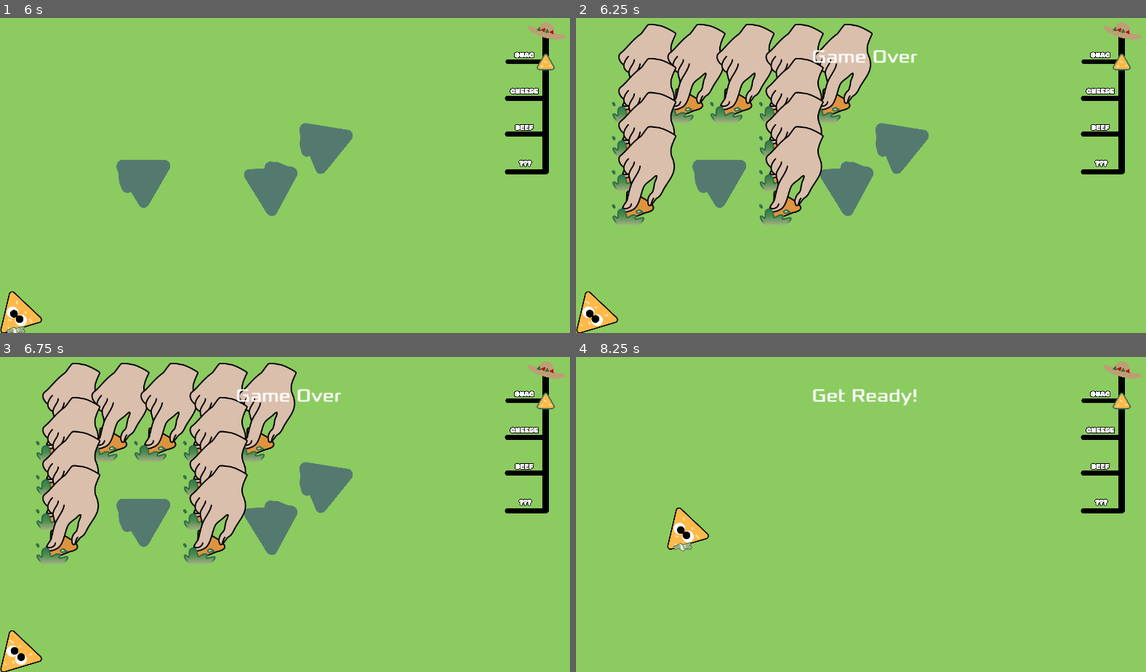
Above: before the commit, frames 1-4 (two rows, left to right).
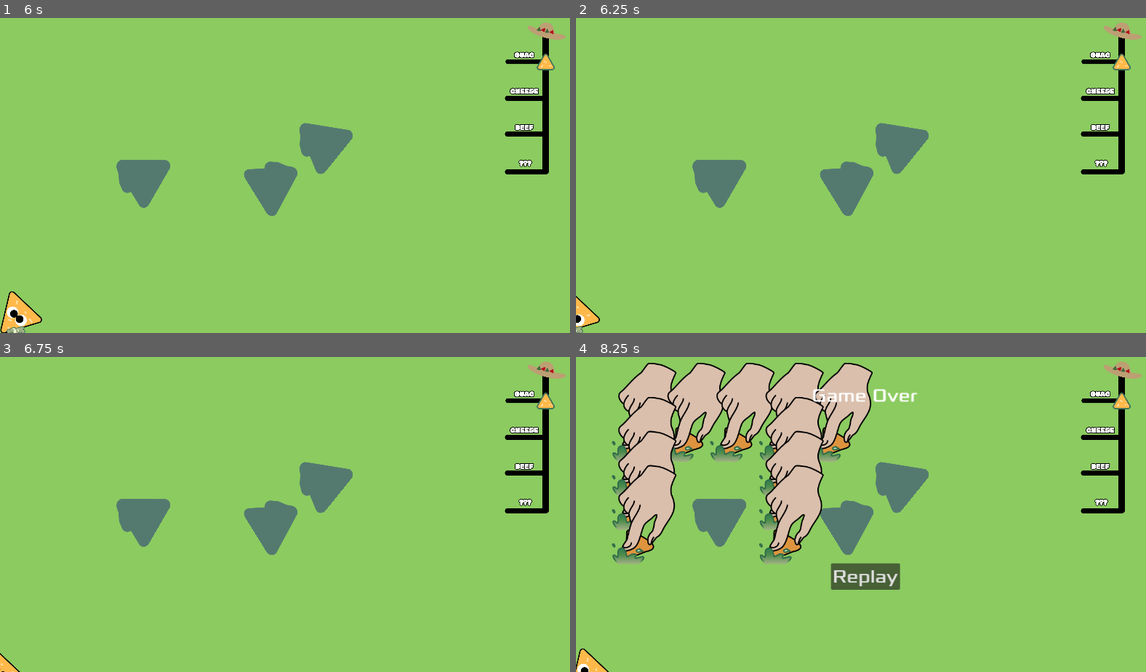
Above: after the commit, the same moments.

Repository: leolloyd/bowlofnachos24
Game: Godot game, scene res://main.tscn
The game is run twice, just before and just after one commit, with the same random seed, the same clock (stepped at 60 frames per second) and the same inputs.
Inputs (mouse positions are in pixels of both pictures, inside the frame that each line leads up to):
- Up to frame 1 (6 s): tap Enter at 0.5, 2.75, 4.25 s; move the mouse to (416, 153) at 0.52 s; hold A (a) 0.53-1.28 s; tap D (d) at 0.8, 1.35, 3.8, 4.35 s; move the mouse to (176, 184) at 1.27 s; tap S (s) at 1.55, 4.55 s; tap Space at 2, 3.5, 5 s; move the mouse to (347, 96) at 2.02 s; hold S (s) 2.03-2.78 s; tap W (w) at 2.3, 2.85, 5.3 s; move the mouse to (262, 235) at 2.77 s; tap A (a) at 3.05 s; move the mouse to (467, 219) at 3.52 s; hold A (a) 3.53-4.28 s; move the mouse to (114, 118) at 4.27 s; move the mouse to (319, 169) at 5.02 s; press the mouse at (319, 169) at 5.03 s; move the mouse to (205, 87) at 5.77 s; release the mouse at (205, 87) at 5.78 s; right-click (205, 87) at 5.85 s
- Up to frame 2 (6.25 s): tap A (a) at 6.05 s
- Up to frame 3 (6.75 s): move the mouse to (416, 492) at 6.52 s; hold S (s) from 6.53 s (still down)
- Up to frame 4 (8.25 s): tap D (d) at 6.8 s; release S (s) at 7.25 s; click (866, 577) at 7.25 s, where only the run before the commit has a clickable "Replay"; move the mouse to (752, 523) at 8.02 s; tap W (w) at 8.1 s

Frame 1 is identical in both runs. In frame 2, 17% of the frame differs, in the area x 0-60%, y 1-100%; in frame 3, 17%; in frame 4, 21%, in the area x 0-62%, y 1-100%.

Commit message:
Checked good ending working, added very bad ending but need to add back to main menu

Diff:
--- a/Videos/cutscene_video.tscn
+++ /dev/null
@@ -1,14 +0,0 @@
-[gd_scene load_steps=2 format=3 uid="uid://tuabndhiiafv"]
-
-[ext_resource type="VideoStream" path="res://Videos/DoritoScream.ogv" id="1_bouf3"]
-
-[node name="CutsceneVideo" type="Node2D"]
-
-[node name="Camera2D" type="Camera2D" parent="."]
-
-[node name="VideoStreamPlayer" type="VideoStreamPlayer" parent="."]
-offset_right = 40.0
-offset_bottom = 40.0
-stream = ExtResource("1_bouf3")
-autoplay = true
-metadata/_edit_use_anchors_ = true
--- a/dorito.tscn
+++ b/dorito.tscn
@@ -118,3 +118,5 @@
 
 [node name="Rotation" type="AudioStreamPlayer" parent="."]
 stream = ExtResource("11_8ipmt")
+
+[connection signal="area_entered" from="." to="." method="_on_area_entered"]
--- a/game_over.gd
+++ b/game_over.gd
@@ -4,6 +4,7 @@
 # Called when the node enters the scene tree for the first time.
 func _ready():
 	await get_tree().create_timer(3).timeout
+	get_tree().change_scene_to_file("res://very_bad_ending.tscn")
 
 
 
--- /dev/null
+++ b/good_ending.gd
@@ -0,0 +1,11 @@
+extends Node2D
+
+# Called when the node enters the scene tree for the first time.
+func _ready():
+	#$PlayButton.hide()
+	$AnimationPlayer2.play('fade_to_normal')
+	$Music.play()
+
+
+func _on_animation_player_2_animation_finished(anim_name):
+	get_tree().change_scene_to_file("res://main_menu.tscn")
--- a/Videos/Animation.tscn
+++ b/good_ending.tscn
@@ -1,8 +1,11 @@
-[gd_scene load_steps=7 format=3 uid="uid://dc01jeoa5iipq"]
-
-[ext_resource type="Texture2D" uid="uid://bbxc8p8ap7rci" path="res://art/Escape.png" id="1_kqv3t"]
-[ext_resource type="Texture2D" uid="uid://bt43lvkrulc3d" path="res://art/Family.png" id="2_5mpaa"]
-[ext_resource type="Texture2D" uid="uid://fr72lym0lq4h" path="res://art/Deathbed.png" id="3_6bpgy"]
+[gd_scene load_steps=10 format=3 uid="uid://dc01jeoa5iipq"]
+
+[ext_resource type="Texture2D" uid="uid://bbxc8p8ap7rci" path="res://art/Escape.png" id="1_7si8f"]
+[ext_resource type="Script" path="res://good_ending.gd" id="1_e4d5r"]
+[ext_resource type="Texture2D" uid="uid://bt43lvkrulc3d" path="res://art/Family.png" id="2_rsm3x"]
+[ext_resource type="Texture2D" uid="uid://fr72lym0lq4h" path="res://art/Deathbed.png" id="3_1gcco"]
+[ext_resource type="FontFile" uid="uid://n1r3q13un08n" path="res://fonts/Xolonium-Regular.ttf" id="5_yiw2d"]
+[ext_resource type="AudioStream" uid="uid://bjy3ivjidg1p4" path="res://Audio/Music/Goodending.wav" id="6_q6rpu"]
 
 [sub_resource type="Animation" id="Animation_8eqb7"]
 length = 0.001
@@ -125,10 +128,22 @@
 tracks/4/interp = 1
 tracks/4/loop_wrap = true
 tracks/4/keys = {
-"times": PackedFloat32Array(12.9, 17.2),
+"times": PackedFloat32Array(12.9, 16),
 "transitions": PackedFloat32Array(1, 1),
 "update": 0,
 "values": [Color(1, 1, 1, 0), Color(1, 1, 1, 1)]
+}
+tracks/5/type = "value"
+tracks/5/imported = false
+tracks/5/enabled = true
+tracks/5/path = NodePath("../ColorRect2/Label:text")
+tracks/5/interp = 1
+tracks/5/loop_wrap = true
+tracks/5/keys = {
+"times": PackedFloat32Array(0, 5, 9.2),
+"transitions": PackedFloat32Array(1, 1, 1),
+"update": 1,
+"values": ["It was over…Chippy lived to see another day", "Wanting to escape the chaos of the big city, they moved to the countryside and lived many happy years…", "Chippy lived a full life and died peacefully in his sleep surrounded by friends and family. His stale body returned to the Earth"]
 }
 
 [sub_resource type="AnimationLibrary" id="AnimationLibrary_qv37y"]
@@ -137,7 +152,8 @@
 "fade_to_normal": SubResource("Animation_q1lmj")
 }
 
-[node name="Node2D" type="Node2D"]
+[node name="GoodEnding" type="Node2D"]
+script = ExtResource("1_e4d5r")
 
 [node name="Black Fade" type="CanvasLayer" parent="."]
 
@@ -157,6 +173,23 @@
 grow_vertical = 2
 color = Color(0, 0, 0, 0)
 
+[node name="Label" type="Label" parent="Black Fade/ColorRect2"]
+layout_mode = 1
+anchors_preset = 5
+anchor_left = 0.5
+anchor_right = 0.5
+offset_left = -465.0
+offset_top = 59.0
+offset_right = 466.0
+offset_bottom = 212.0
+grow_horizontal = 2
+theme_override_colors/font_color = Color(1, 1, 1, 1)
+theme_override_fonts/font = ExtResource("5_yiw2d")
+theme_override_font_sizes/font_size = 40
+text = "It was over…Chippy lived to see another day"
+horizontal_alignment = 1
+autowrap_mode = 2
+
 [node name="AnimationPlayer2" type="AnimationPlayer" parent="."]
 root_node = NodePath("../Black Fade/ColorRect")
 libraries = {
@@ -166,16 +199,21 @@
 [node name="Escape" type="Sprite2D" parent="."]
 position = Vector2(640, 360)
 scale = Vector2(0.665281, 0.666667)
-texture = ExtResource("1_kqv3t")
+texture = ExtResource("1_7si8f")
 
 [node name="Family" type="Sprite2D" parent="."]
 visible = false
 position = Vector2(640, 360)
 scale = Vector2(0.665, 0.667)
-texture = ExtResource("2_5mpaa")
+texture = ExtResource("2_rsm3x")
 
 [node name="Deathbed" type="Sprite2D" parent="."]
 visible = false
 position = Vector2(640, 360)
 scale = Vector2(0.665, 0.667)
-texture = ExtResource("3_6bpgy")
+texture = ExtResource("3_1gcco")
+
+[node name="Music" type="AudioStreamPlayer" parent="."]
+stream = ExtResource("6_q6rpu")
+
+[connection signal="animation_finished" from="AnimationPlayer2" to="." method="_on_animation_player_2_animation_finished"]
--- a/main.gd
+++ b/main.gd
@@ -3,7 +3,7 @@
 @export var mob_scene: PackedScene
 @export var hand_scene: PackedScene
 var score
-var MAX_CYCLES = 2
+var MAX_CYCLES = 1
 var current_cycles = 0
 var current_level
 var MAX_LEVELS = 3
@@ -55,6 +55,13 @@
 
 func handle_good_ending():
 	end_game()
+	get_tree().change_scene_to_file("res://good_ending.tscn")
+
+func handle_bad_ending():
+	if current_level < 2:
+		handle_semi_bad_ending()
+	else:
+		handle_very_bad_ending()
 
 func handle_semi_bad_ending():
 	print("-->YOU DIED - semi")
@@ -64,7 +71,13 @@
 	$HUD.show_game_over()
 
 func handle_very_bad_ending():
+	print("-->YOU DIED - semi")
+	get_node(level_music[current_level]).stop()
+	$DeathSound.play()
 	end_game()
+	$HUD.show_message("GAME OVER")
+	await get_tree().create_timer(2).timeout
+	get_tree().change_scene_to_file("res://game_over.tscn")
 
 func new_game():
 	get_tree().call_group("mobs", "queue_free")
@@ -149,9 +162,9 @@
 			else:
 				new_cycle()
 		else:
-			handle_semi_bad_ending()
-	else:
-		handle_semi_bad_ending()
+			handle_bad_ending()
+	else:
+		handle_bad_ending()
 
 
 func spawn_hands():
--- a/main.tscn
+++ b/main.tscn
@@ -36,7 +36,7 @@
 scale = Vector2(0.5, 0.5)
 
 [node name="BlitzTimer" type="Timer" parent="."]
-wait_time = 3.0
+wait_time = 4.0
 one_shot = true
 
 [node name="StartTimer" type="Timer" parent="."]
--- a/mob.tscn
+++ b/mob.tscn
@@ -1,9 +1,10 @@
-[gd_scene load_steps=6 format=3 uid="uid://dtxwutggnx52q"]
+[gd_scene load_steps=7 format=3 uid="uid://dtxwutggnx52q"]
 
 [ext_resource type="Script" path="res://mob.gd" id="1_72u3w"]
 [ext_resource type="Texture2D" uid="uid://bd2vv463s3vg1" path="res://art/Guac .png" id="2_a4pe0"]
 [ext_resource type="Texture2D" uid="uid://dikk2aeyu2gse" path="res://art/Guac + Cheese.png" id="3_tlaj8"]
 [ext_resource type="Texture2D" uid="uid://bw74bd05tn8i5" path="res://art/Guac + Cheese + Beef.png" id="4_8bv83"]
+[ext_resource type="AudioStream" uid="uid://bsyahhq1dpcqx" path="res://Audio/SFX/UI Hover.wav" id="5_g86i2"]
 
 [sub_resource type="SpriteFrames" id="SpriteFrames_cv8gx"]
 animations = [{
@@ -62,4 +63,7 @@
 scale = Vector2(0.55, 0.55)
 polygon = PackedVector2Array(1, -119, 17, -114, 25, -101, 54, -116, 100, -71, 64, -34, 109, 45, 106, 63, 92, 75, 59, 75, 24, 107, -29, 90, -42, 74, -86, 74, -103, 63, -104, 43, -74, -12, -84, -25, -85, -45, -64, -73, -17, -114)
 
+[node name="BodyEntered" type="AudioStreamPlayer" parent="."]
+stream = ExtResource("5_g86i2")
+
 [connection signal="screen_exited" from="VisibleOnScreenNotifier2D" to="." method="_on_visible_on_screen_notifier_2d_screen_exited"]
--- /dev/null
+++ b/soft_restart_scene.tscn
@@ -0,0 +1,7 @@
+[gd_scene format=3 uid="uid://dbmopya5wc8be"]
+
+[node name="SoftRestartScene" type="Node"]
+
+[node name="ColorRect" type="ColorRect" parent="."]
+offset_right = 40.0
+offset_bottom = 40.0
